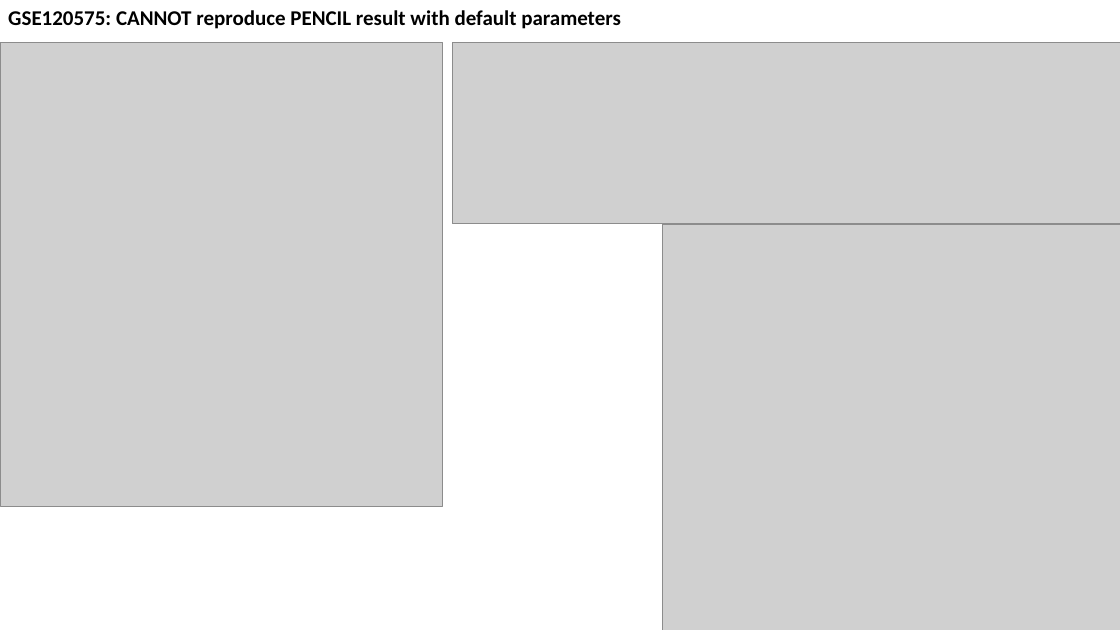
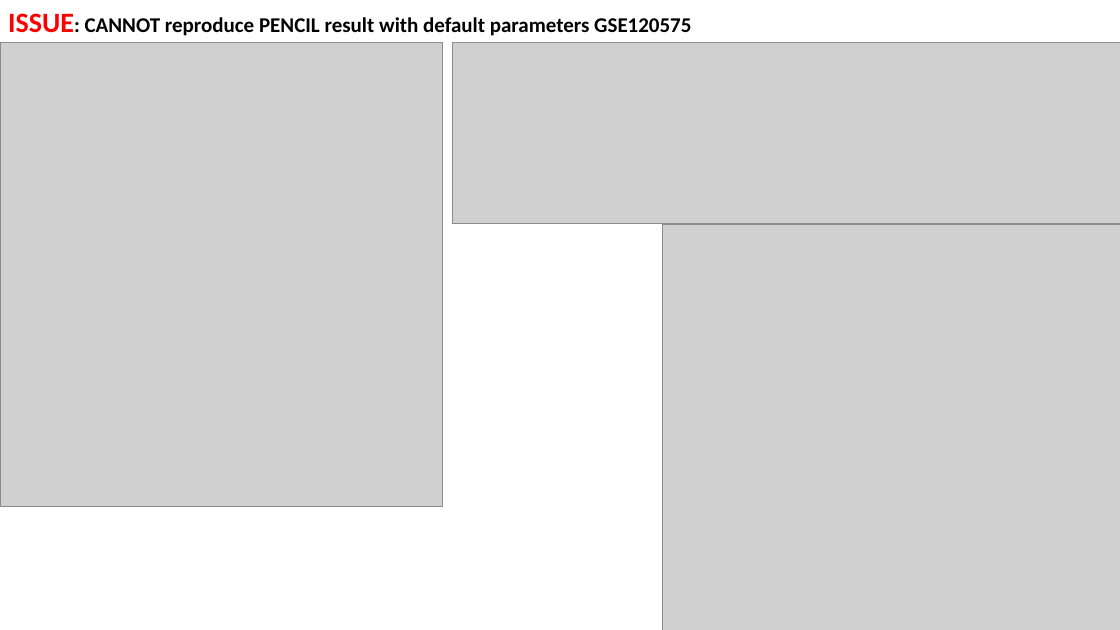
Before and after one commit to rootchang/PENCIL_reusability_report, a slide deck: slide 7 of WorkReport.pptx (slide 6 before the commit). Drawn at 1120x630 pixels with LibreOffice and Linux fonts; fonts in the diff are those of the drawing; grey boxes stand for pictures. Boxes give left, top, right and bottom in pixels: in the first picture for what was removed or moved away, otherwise in the second. Text is boxed around its words. In the diff, an @@ line names an element or a change of style, - is before the commit and + after.

```diff
--- a/WorkReport.pptx
+++ b/WorkReport.pptx
@@ text at bbox=[8, 13, 691, 36]: text changed @@
-GSE120575: CANNOT reproduce PENCIL result with default parameters
+ISSUE: CANNOT reproduce PENCIL result with default parameters GSE120575
```
Also in this commit, not shown: 3 other slides changed, 3 slides added.
